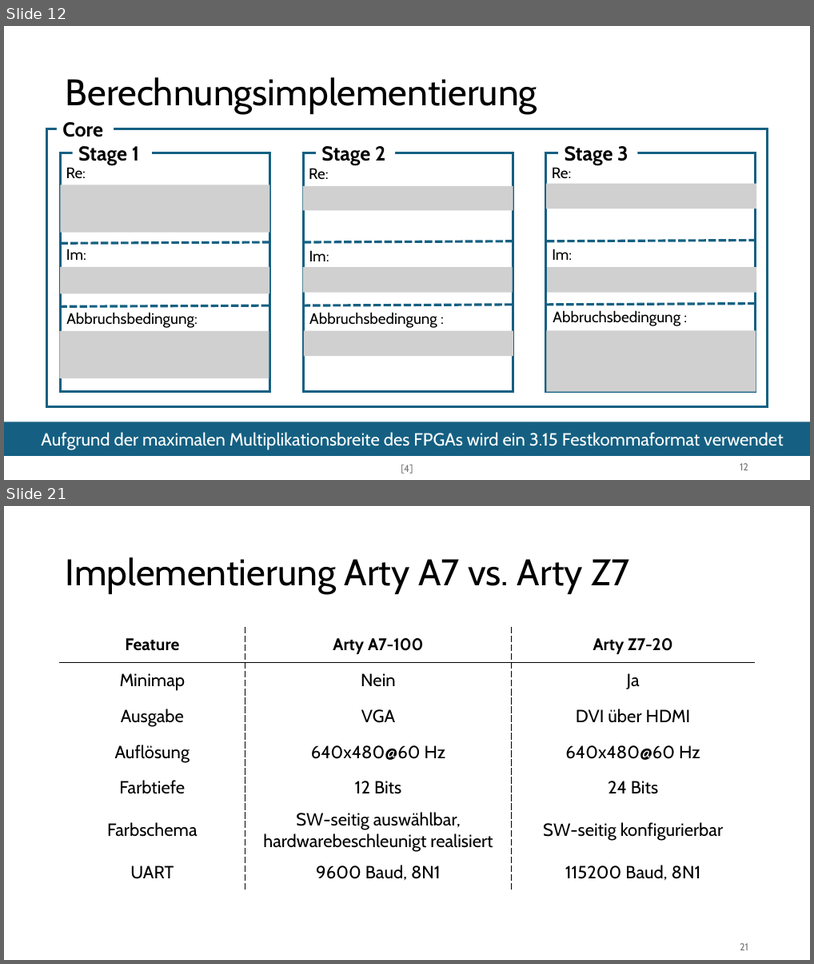
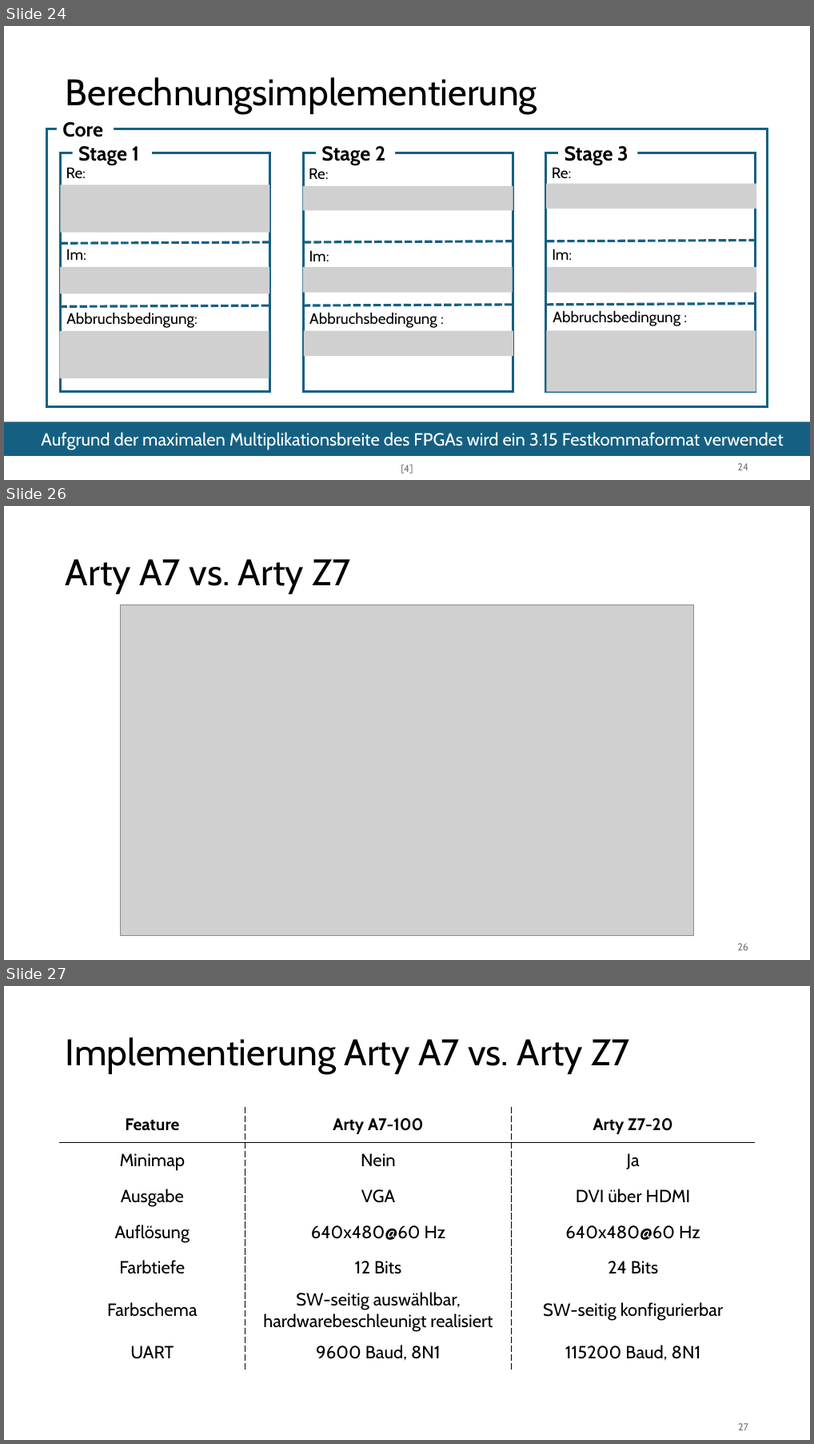
Before and after one commit to Preunicom/FractalCore, a slide deck: docs/Endpraesentation/DAPI_FractalCore_Endpraesentation.pptx. Shown one above the other, each under a label of ours: slides 12 and 21 before the commit, slides 24, 26 and 27 after it; the slides between them are not shown. The pictures are 814x964 and 814x1444 pixels, drawn with LibreOffice and Linux fonts; fonts in the diff are those of the drawing; grey boxes stand for pictures. Boxes give left, top, right and bottom in pixels: in the first picture for what was removed or moved away, otherwise in the second. Text is boxed around its words. In the diff, an @@ line names an element or a change of style, - is before the commit and + after.

Commit message:
Got docs from master to have the same docs as on Arty A7 branch

```diff
--- a/docs/Endpraesentation/DAPI_FractalCore_Endpraesentation.pptx
+++ b/docs/Endpraesentation/DAPI_FractalCore_Endpraesentation.pptx
@@ slide 26 added at box(4, 506, 810, 960), background #FFFFFF @@
@@ title added at box(66, 559, 352, 594), 44 pt, text #000000 @@
+Arty A7 vs. Arty Z7
@@ picture added at box(120, 604, 694, 936) @@
@@ page number added at box(738, 943, 749, 950), 12 pt, text #797979 @@
+26
@@ what was slide 12 is now slide 24 @@
@@ page number at box(738, 463, 749, 470): text changed @@
-12
+24
@@ what was slide 21 is now slide 27 @@
@@ page number at box(738, 1423, 749, 1430): text changed @@
-21
+27
```
Also in this commit, not shown: 2 slides changed, 4 other slides added, 4 other files.
